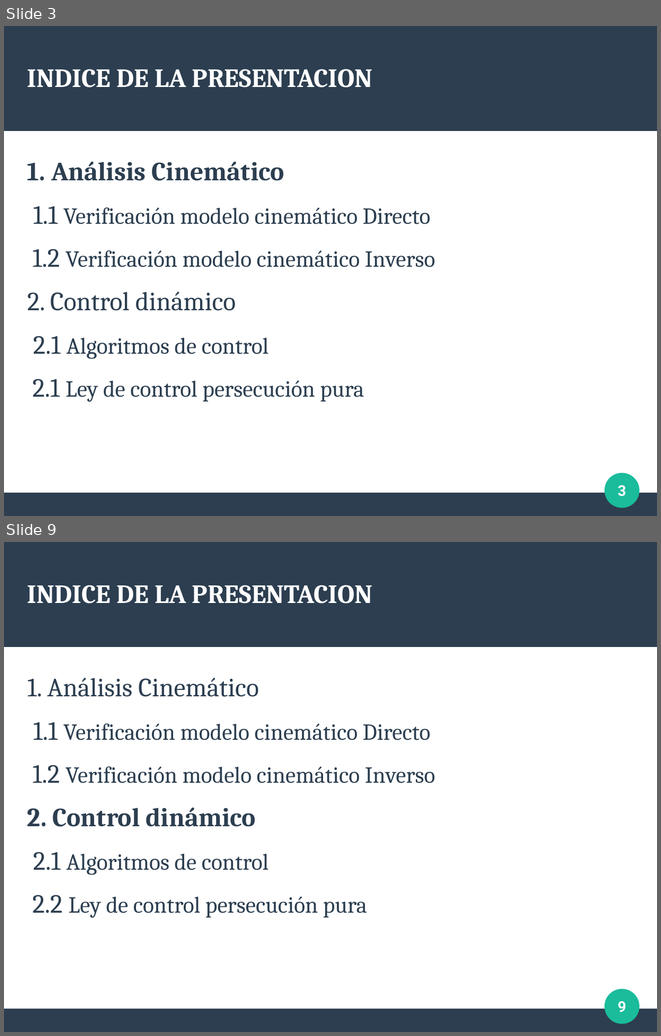
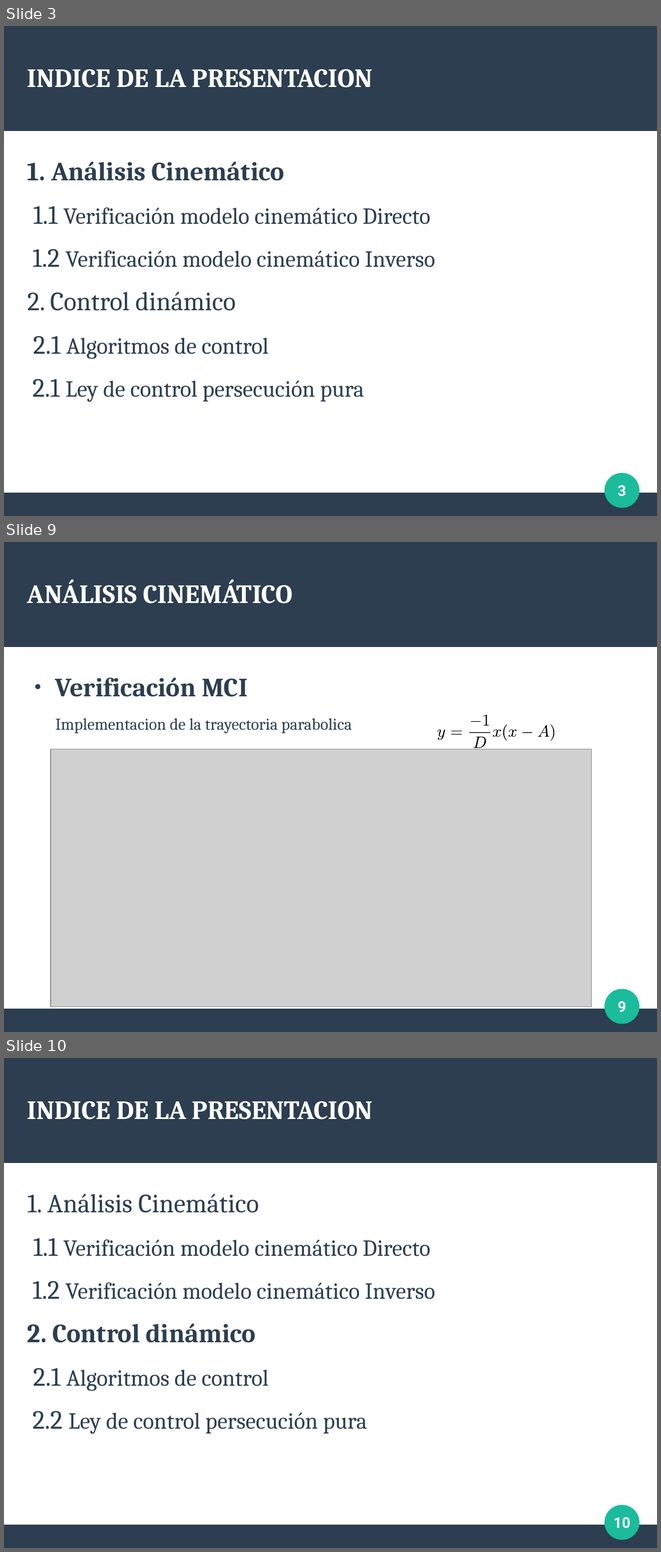
Before and after one commit to Arrivederccimamasita/Synchro_Drive_CyPR, a slide deck: Presentacion_defensa/defensa.odp. Shown one above the other, each under a label of ours: slides 3 and 9 before the commit, slides 3, 9 and 10 after it; the slides between them are not shown. The pictures are 661x1036 and 661x1552 pixels, drawn with LibreOffice and Linux fonts; fonts in the diff are those of the drawing; grey boxes stand for pictures. Boxes give left, top, right and bottom in pixels: in the first picture for what was removed or moved away, otherwise in the second. Text is boxed around its words. In the diff, an @@ line names an element or a change of style, - is before the commit and + after.

```diff
--- a/Presentacion_defensa/defensa.odp
+++ b/Presentacion_defensa/defensa.odp
@@ slide 9 added at <box>4,542,657,1032</box>, background #FFFFFF; not listed: 3 template elements that a slide beside it also shows @@
@@ title added at <box>27,579,292,603</box>, 32 pt, text #FFFFFF, bold @@
+ANÁLISIS CINEMÁTICO
@@ text added at <box>55,677,352,733</box>, 20 pt, text #2C3E50 @@
+● Verificación MCI
+Implementacion de la trayectoria parabolica
@@ group added at <box>437,714,555,748</box>: 13 freeform shapes @@
@@ picture added at <box>51,749,592,1006</box> @@
@@ page number added at <box>618,1001,626,1012</box>, 18 pt, text #FFFFFF, bold @@
+9
@@ what was slide 9 is now slide 10 @@
@@ page number at <box>614,1517,630,1528</box>: text changed @@
-9
+10
```
Also in this commit, not shown: 8 slides changed, 4 other slides added, 1 other file.
